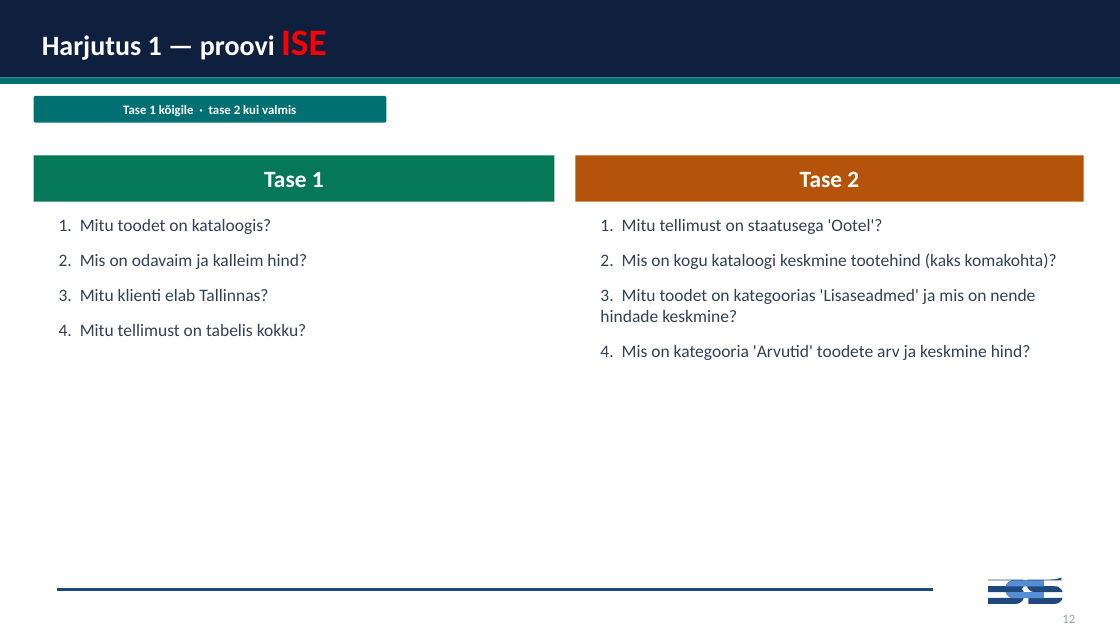
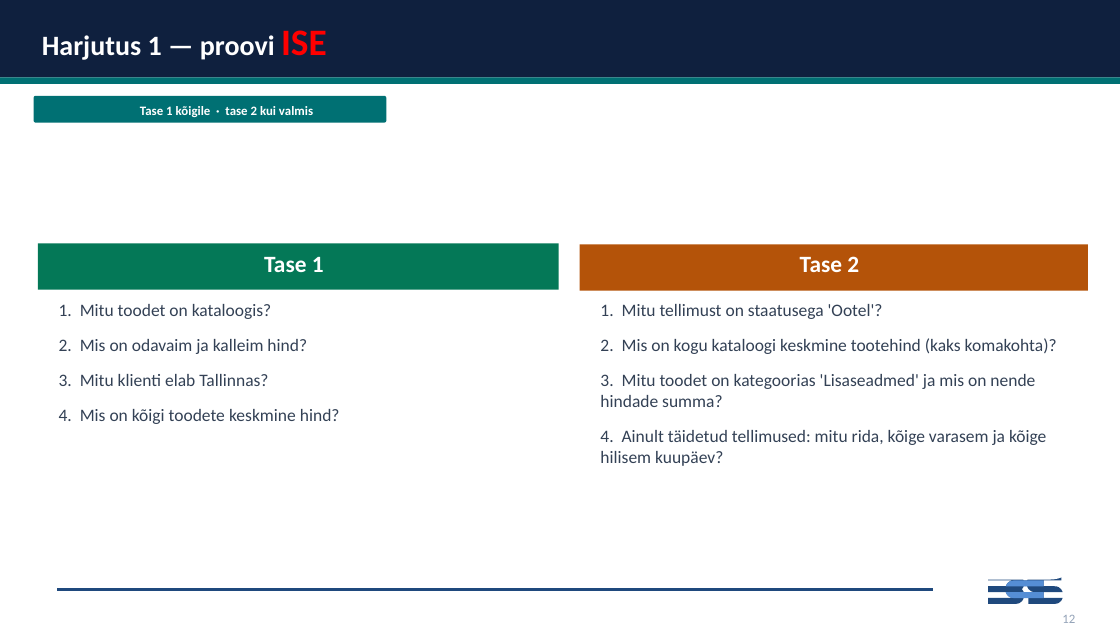
Before and after one commit to emilieabel/andmetarkus, a slide deck: slide 10 of Materjalid/Day7 SQL/7-paev-andmetarkus-esitlus.pptx (slide 11 before the commit). Drawn at 1120x630 pixels with LibreOffice and Linux fonts; fonts in the diff are those of the drawing. Boxes give left, top, right and bottom in pixels: in the first picture for what was removed or moved away, otherwise in the second. Text is boxed around its words. In the diff, an @@ line names an element or a change of style, - is before the commit and + after.

```diff
--- a/Materjalid/Day7 SQL/7-paev-andmetarkus-esitlus.pptx
+++ b/Materjalid/Day7 SQL/7-paev-andmetarkus-esitlus.pptx
@@ text "Tase 1 kõigile · tase ...": place and size @@
-text "Tase 1 kõigile · tase ..." at <box>123,105,296,116</box>
+text "Tase 1 kõigile · tase ..." at <box>140,106,313,117</box>
@@ rectangle: place and size @@
-rectangle at <box>34,155,555,202</box>
+rectangle at <box>38,244,559,290</box>
@@ rectangle: place and size @@
-rectangle at <box>576,155,1084,202</box>
+rectangle at <box>580,245,1088,291</box>
@@ text "1. Mitu toodet on kataloogis?": place and size @@
-text "1. Mitu toodet on kataloogis?" at <box>59,219,307,336</box>
+text "1. Mitu toodet on kataloogis?" at <box>59,304,340,424</box>
@@ 3 texts: place and size @@
-3 texts at <box>264,171,1057,360</box>
+3 texts at <box>264,256,1057,463</box>
@@ text at <box>600,374,1046,463</box>: text changed @@
-3. Mitu toodet on kategoorias 'Lisaseadmed' ja mis on nende hindade keskmine?
-4. Mis on kategooria 'Arvutid' toodete arv ja keskmine hind?
+3. Mitu toodet on kategoorias 'Lisaseadmed' ja mis on nende hindade summa?
+4. Ainult täidetud tellimused: mitu rida, kõige varasem ja kõige hilisem kuupäev?
@@ text at <box>59,409,340,424</box>: text changed @@
-4. Mitu tellimust on tabelis kokku?
+4. Mis on kõigi toodete keskmine hind?
```
Also in this commit, not shown: 21 other slides changed, 2 slides removed, 2 other files.
